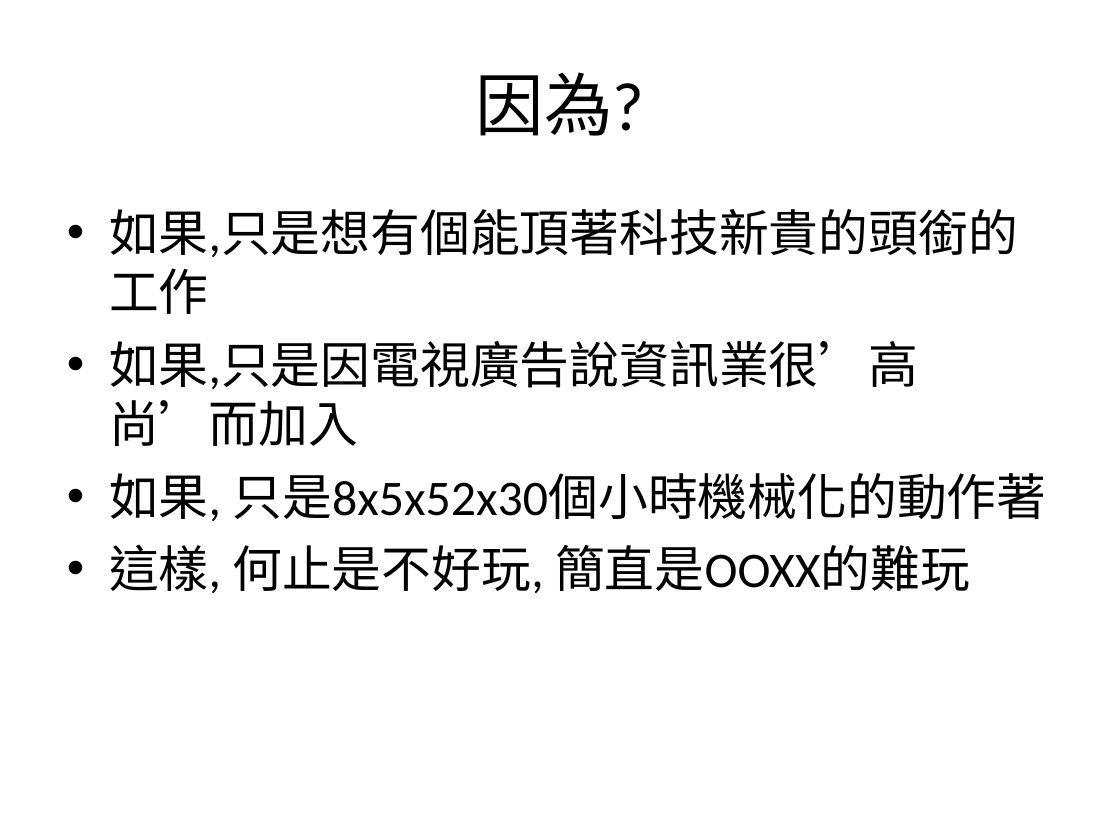
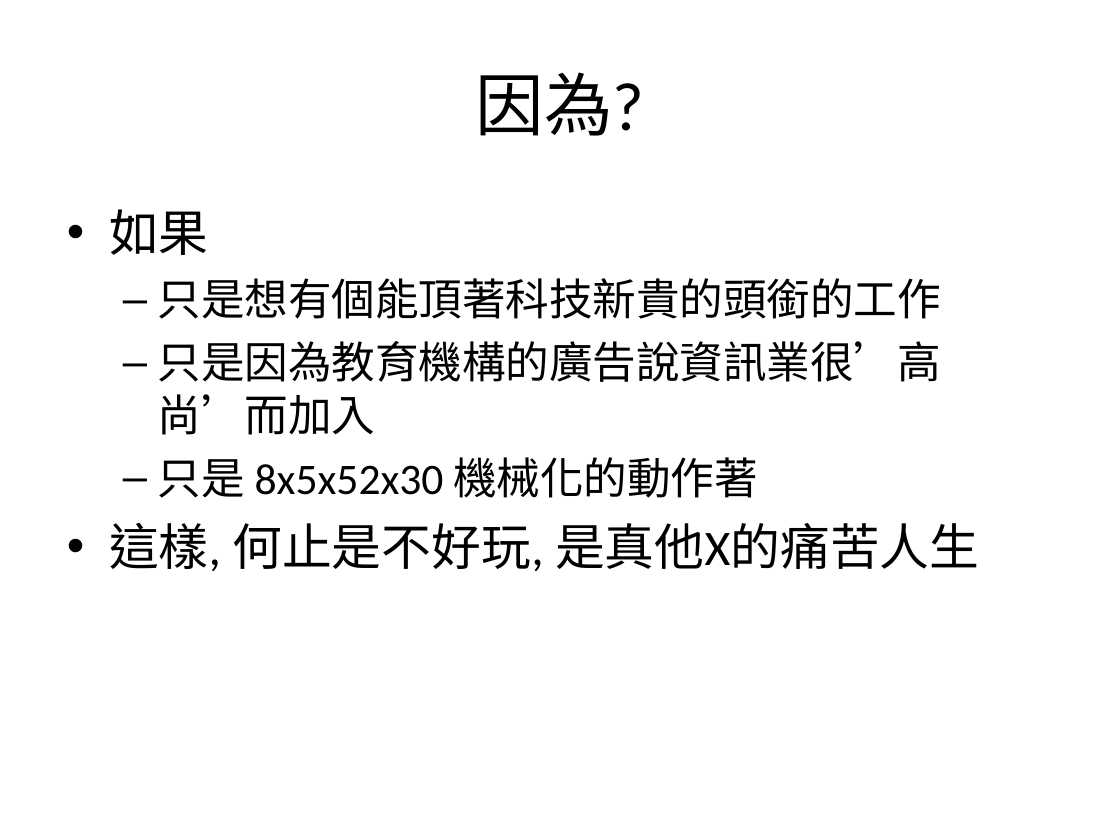
Before and after one commit to jayska/Programming, a slide deck: slide 4 of Slides/ProgFun.ppt. Drawn at 1120x840 pixels with LibreOffice and Linux fonts; fonts in the diff are those of the drawing. Boxes give left, top, right and bottom in pixels: in the first picture for what was removed or moved away, otherwise in the second. Text is boxed around its words. In the diff, an @@ line names an element or a change of style, - is before the commit and + after.

```diff
--- a/Slides/ProgFun.ppt
+++ b/Slides/ProgFun.ppt
@@ text at [109,209,979,571]: text changed; size 32 to 28 pt @@
-• 如果,只是想有個能頂著科技新貴的頭銜的工作
-• 如果,只是因電視廣告說資訊業很’高尚’而加入
-• 如果, 只是8x5x52x30個小時機械化的動作著
-• 這樣, 何止是不好玩, 簡直是OOXX的難玩
+• 如果
+  – 只是想有個能頂著科技新貴的頭銜的工作
+  – 只是因為教育機構的廣告說資訊業很’高尚’而加入
+  – 只是 8x5x52x30 機械化的動作著
+• 這樣, 何止是不好玩, 是真他X的痛苦人生
```
Also in this commit, not shown: 6 other slides changed, 16 slides added, 2 slides removed.
